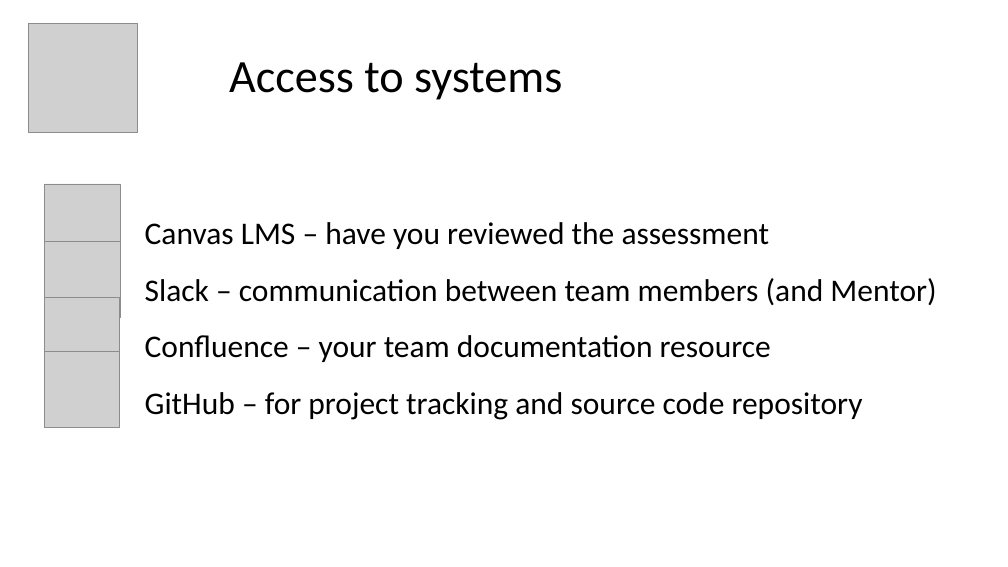
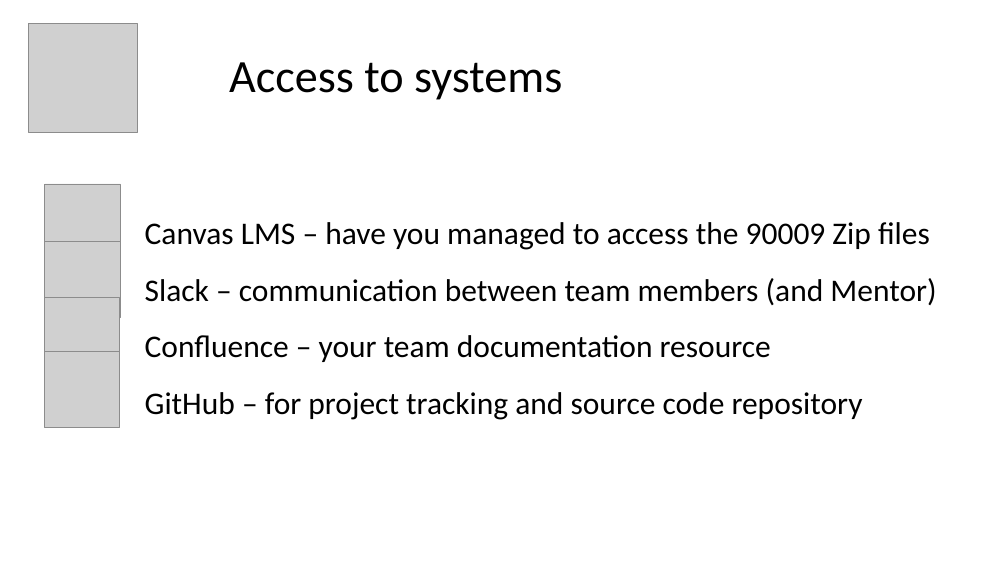
Before and after one commit to paulcalverley/paulcalverley, a slide deck: slide 10 of Week2_2025_DB.pptx. Drawn at 1008x567 pixels with LibreOffice and Linux fonts; fonts in the diff are those of the drawing; grey boxes stand for pictures. Boxes give left, top, right and bottom in pixels: in the first picture for what was removed or moved away, otherwise in the second. Text is boxed around its words. In the diff, an @@ line names an element or a change of style, - is before the commit and + after.

```diff
--- a/Week2_2025_DB.pptx
+++ b/Week2_2025_DB.pptx
@@ text at box(145, 222, 930, 250): text changed @@
-Canvas LMS – have you reviewed the assessment
+Canvas LMS – have you managed to access the 90009 Zip files
```
Also in this commit, not shown: 3 other slides changed, 1 other file.
